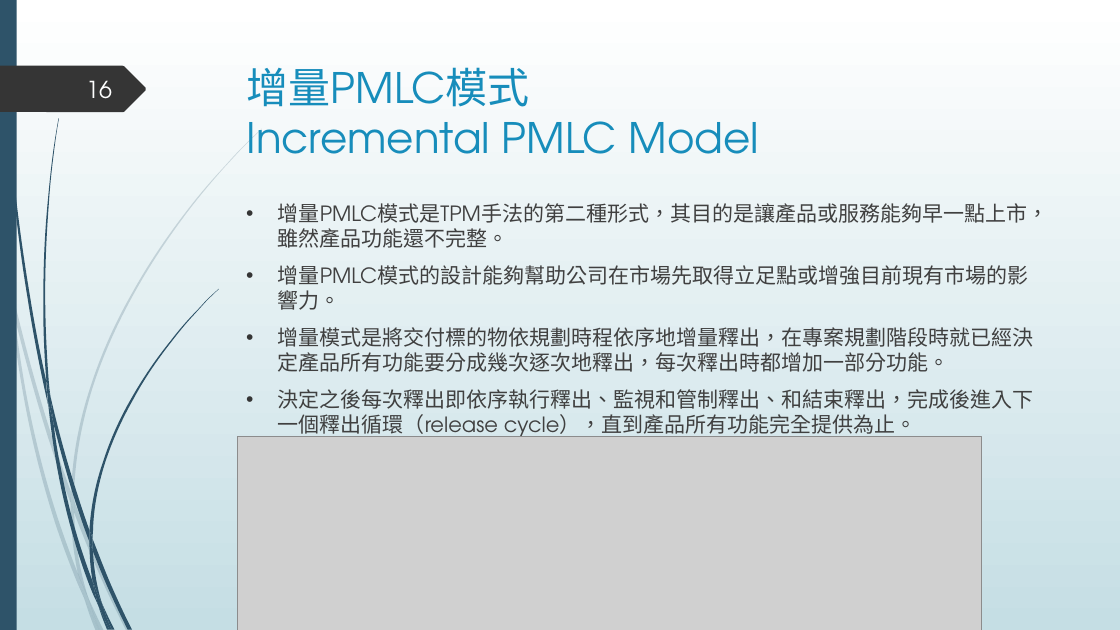
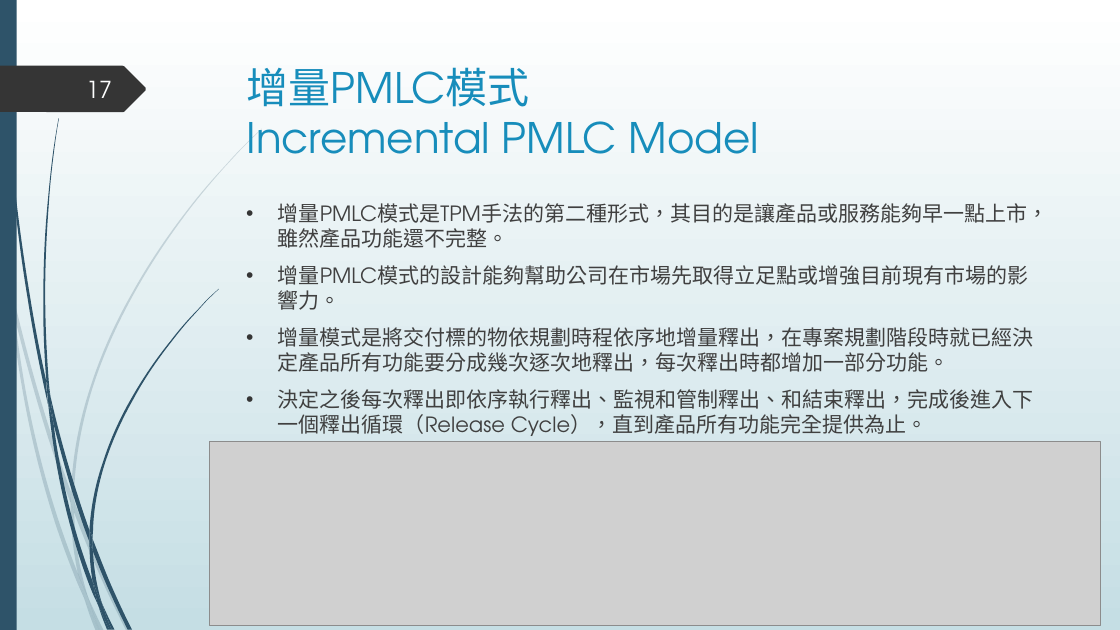
Before and after one commit to ywdeng/uscojywdeng, a slide deck: slide 17 of src/assets/1091/ProjectManagement/CH04/04.pptx (slide 16 before the commit). Drawn at 1120x630 pixels with LibreOffice and Linux fonts; fonts in the diff are those of the drawing; grey boxes stand for pictures. Boxes give left, top, right and bottom in pixels: in the first picture for what was removed or moved away, otherwise in the second. Text is boxed around its words. In the diff, an @@ line names an element or a change of style, - is before the commit and + after.

```diff
--- a/src/assets/1091/ProjectManagement/CH04/04.pptx
+++ b/src/assets/1091/ProjectManagement/CH04/04.pptx
@@ page number at (x1=86, y1=80, x2=112, y2=98): text changed @@
-16
+17
@@ text at (x1=278, y1=389, x2=1034, y2=442): text changed @@
-• 決定之後每次釋出即依序執行釋出、監視和管制釋出、和結束釋出，完成後進入下一個釋出循環（release cycle），直到產品所有功能完全提供為止。
+• 決定之後每次釋出即依序執行釋出、監視和管制釋出、和結束釋出，完成後進入下一個釋出循環（Release Cycle），直到產品所有功能完全提供為止。
@@ picture resized from (x1=238, y1=436, x2=982, y2=630) to (x1=209, y1=442, x2=1100, y2=626) @@
```
Also in this commit, not shown: 11 other slides changed, 3 slides added.
